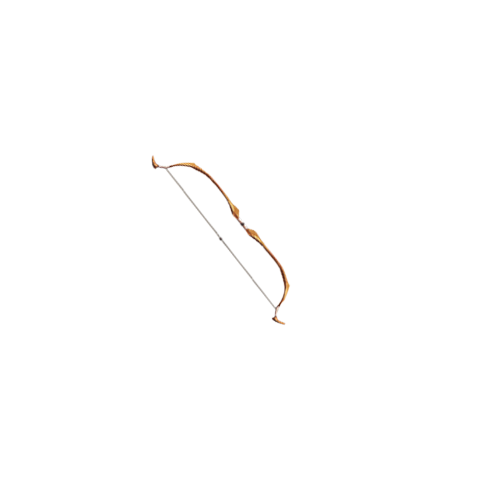
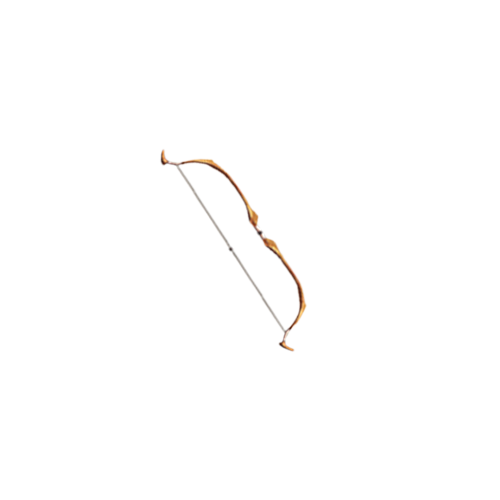
Layer changes from the first (500, 500) image to the second:
painted on "レイヤー 1 のコピー" over left=151, top=148, right=307, bottom=352
